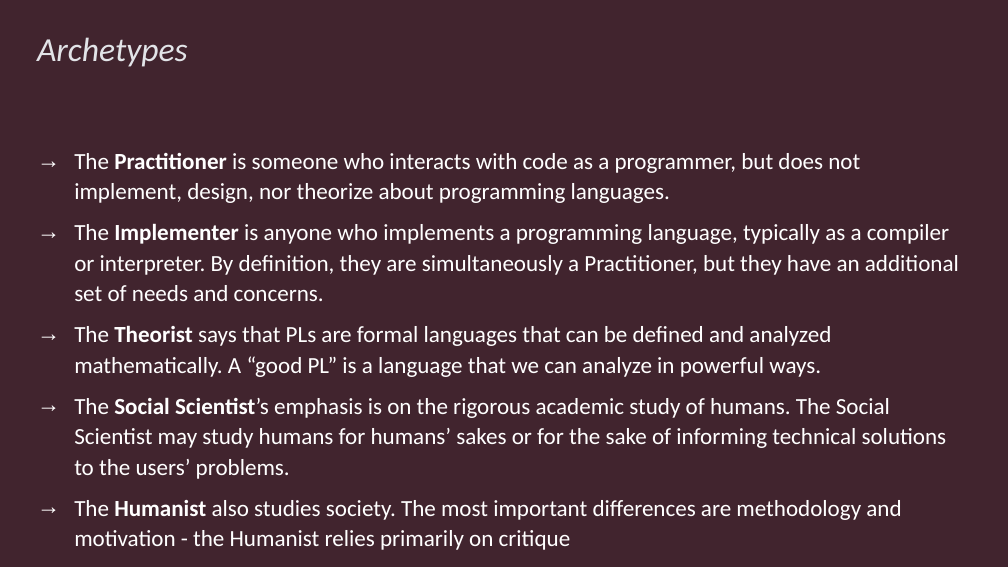
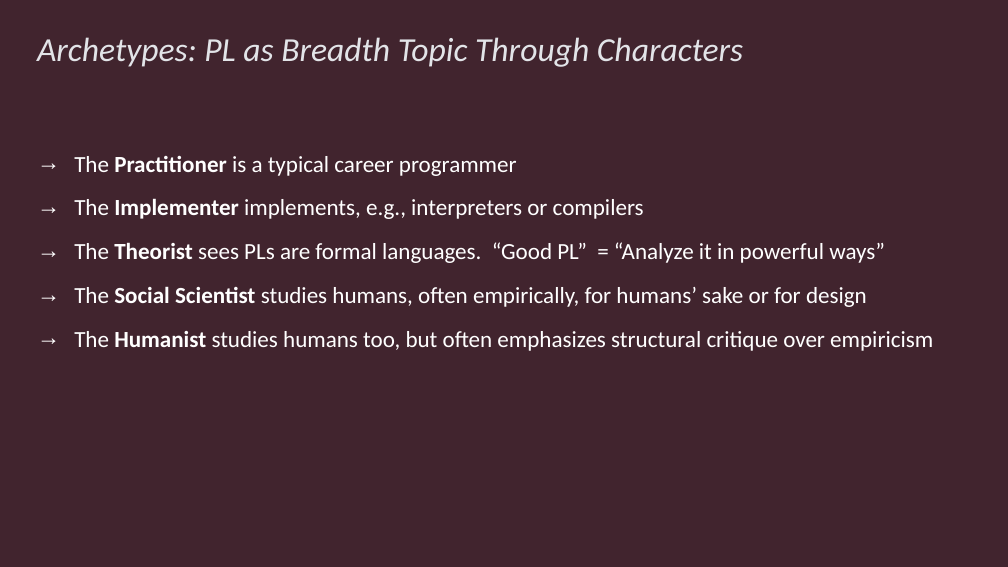
Before and after one commit to rbohrer/pl-course, a slide deck: slide 9 of LectureSlides/SPLASHE23.pptx (slide 13 before the commit). Drawn at 1008x567 pixels with LibreOffice and Linux fonts; fonts in the diff are those of the drawing. Boxes give left, top, right and bottom in pixels: in the first picture for what was removed or moved away, otherwise in the second. Text is boxed around its words. In the diff, an @@ line names an element or a change of style, - is before the commit and + after.

```diff
--- a/LectureSlides/SPLASHE23.pptx
+++ b/LectureSlides/SPLASHE23.pptx
@@ title at box(37, 37, 743, 67): text changed @@
-Archetypes
+Archetypes: PL as Breadth Topic Through Characters
@@ text at box(74, 156, 933, 351): text changed @@
-→ The Practitioner is someone who interacts with code as a programmer, but does not implement, design, nor theorize about programming languages.
-→ The Implementer is anyone who implements a programming language, typically as a compiler or interpreter. By definition, they are simultaneously a Practitioner, but they have an additional set of needs and concerns.
-→ The Theorist says that PLs are formal languages that can be defined and analyzed mathematically. A “good PL” is a language that we can analyze in powerful ways.
-→ The Social Scientist’s emphasis is on the rigorous academic study of humans. The Social Scientist may study humans for humans’ sakes or for the sake of informing technical solutions to the users’ problems.
-→ The Humanist also studies society. The most important differences are methodology and motivation - the Humanist relies primarily on critique
+→ The Practitioner is a typical career programmer
+→ The Implementer implements, e.g., interpreters or compilers
+→ The Theorist sees PLs are formal languages. “Good PL” = “Analyze it in powerful ways”
+→ The Social Scientist studies humans, often empirically, for humans’ sake or for design
+→ The Humanist studies humans too, but often emphasizes structural critique over empiricism
```
Also in this commit, not shown: 12 other slides changed, 2 slides added, 6 slides removed, 2 other files.
